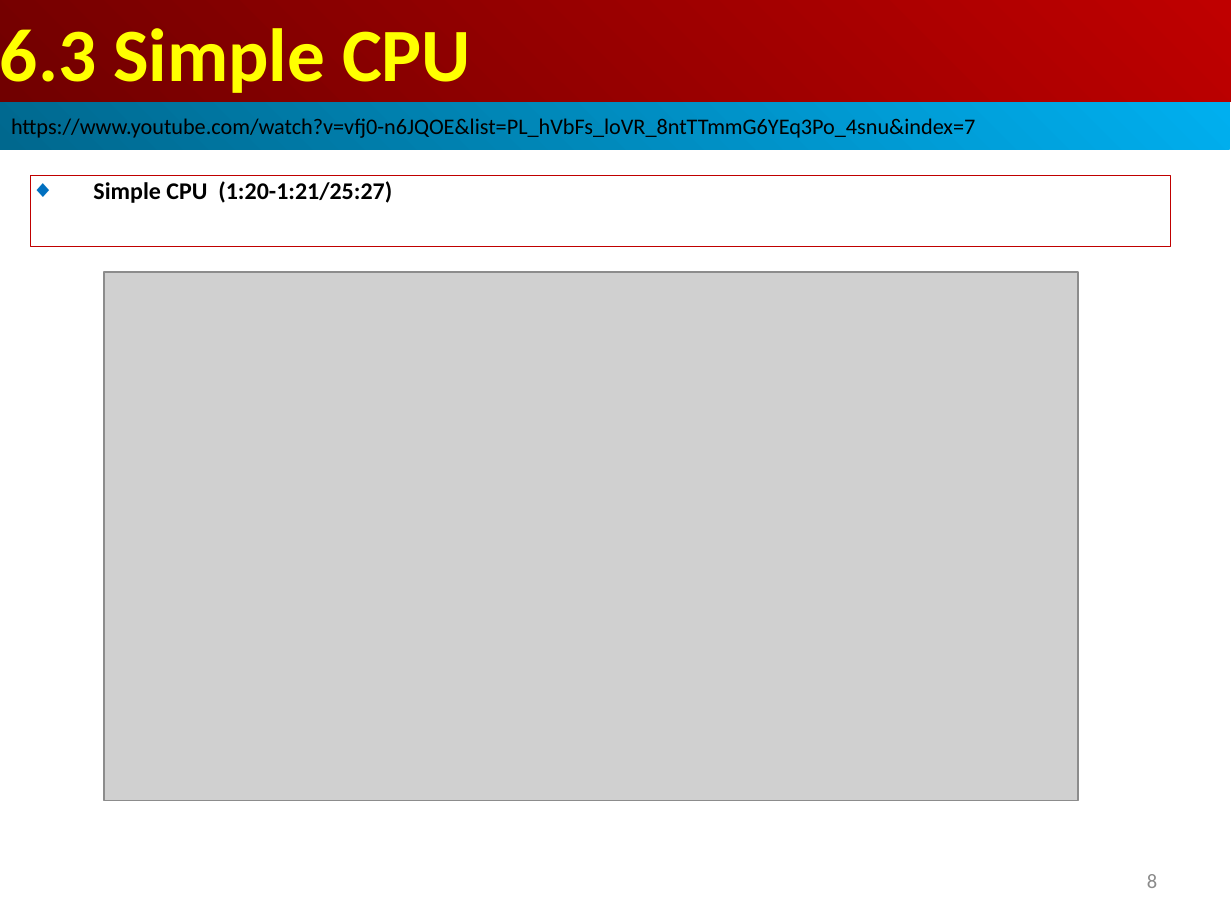
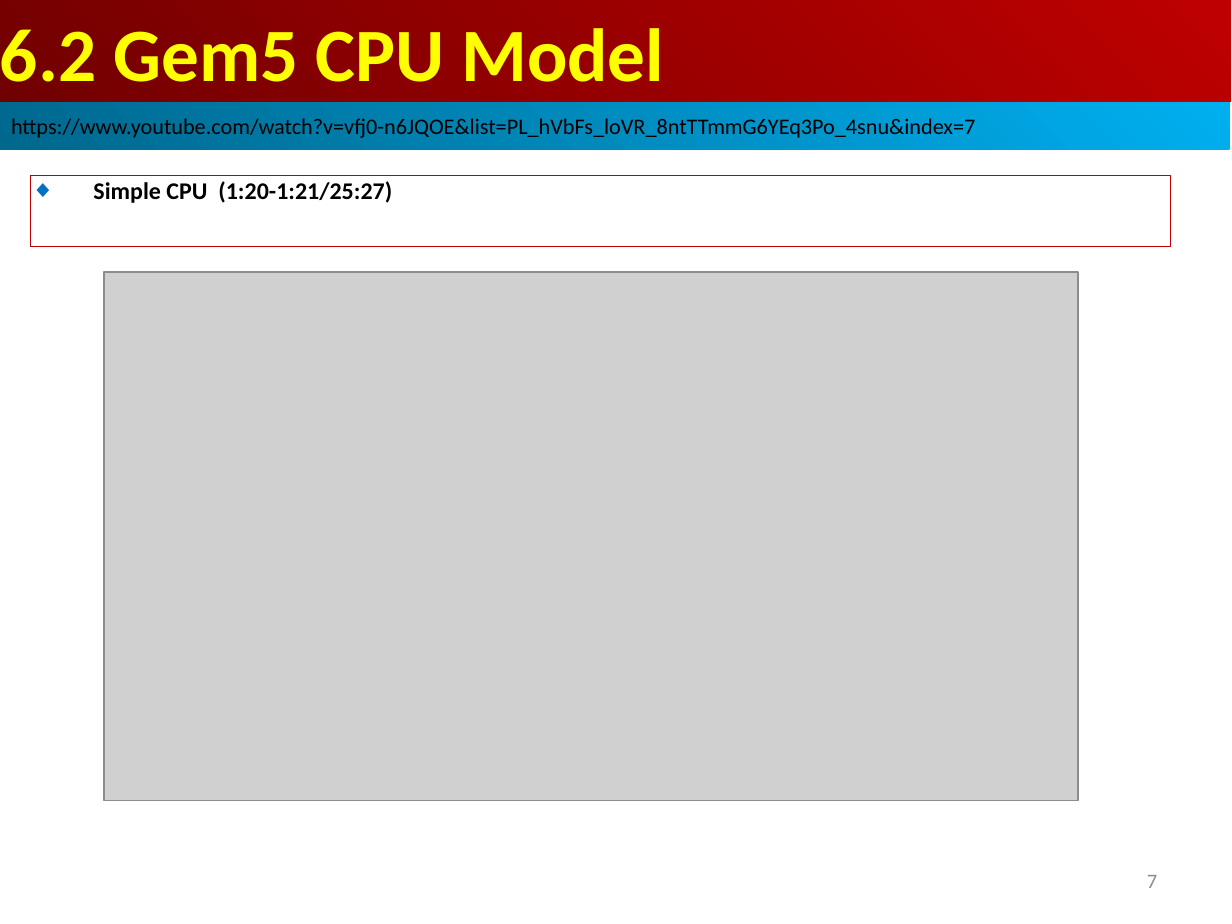
Before and after one commit to peterhchen/AIU_CS850_Gem5_McPAT, a slide deck: slide 7 of 050_Gem5/007.CPUModel/000_Video/007.CPUModel.ppt (slide 8 before the commit). Drawn at 1232x924 pixels with LibreOffice and Linux fonts; fonts in the diff are those of the drawing; grey boxes stand for pictures. Boxes give left, top, right and bottom in pixels: in the first picture for what was removed or moved away, otherwise in the second. Text is boxed around its words. In the diff, an @@ line names an element or a change of style, - is before the commit and + after.

```diff
--- a/050_Gem5/007.CPUModel/000_Video/007.CPUModel.ppt
+++ b/050_Gem5/007.CPUModel/000_Video/007.CPUModel.ppt
@@ text in rectangle at (0,28,664,82): text changed @@
-6.3 Simple CPU
+6.2 Gem5 CPU Model
@@ page number at (1147,875,1157,888): text changed @@
-8
+7
```
Also in this commit, not shown: 2 other slides changed, 2 slides added, 1 slide removed.
